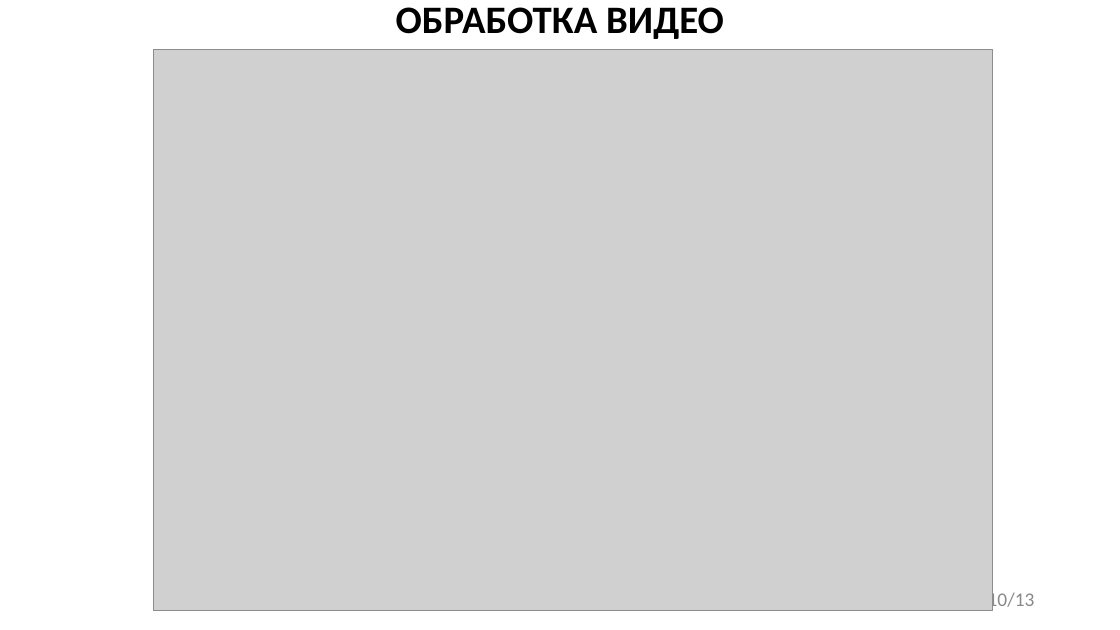
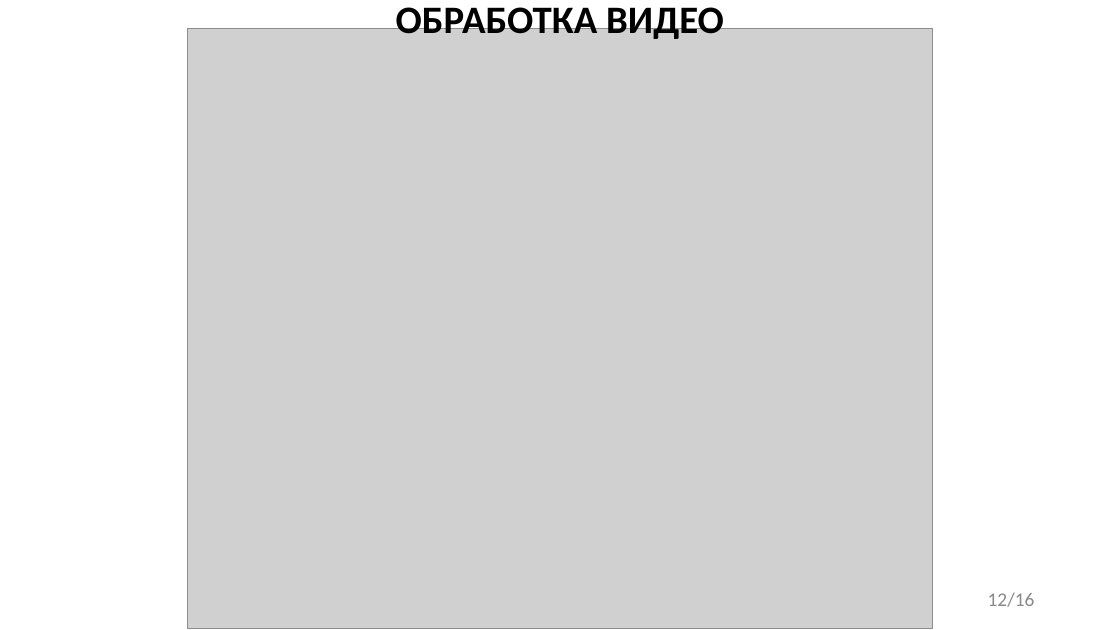
Before and after one commit to FaceMan01/Homework, a slide deck: slide 12 of ВКР/презентация.ppt (slide 10 before the commit). Drawn at 1120x630 pixels with LibreOffice and Linux fonts; fonts in the diff are those of the drawing; grey boxes stand for pictures. Boxes give left, top, right and bottom in pixels: in the first picture for what was removed or moved away, otherwise in the second. Text is boxed around its words. In the diff, an @@ line names an element or a change of style, - is before the commit and + after.

```diff
--- a/ВКР/презентация.ppt
+++ b/ВКР/презентация.ppt
@@ picture resized from (x1=153, y1=50, x2=992, y2=610) to (x1=188, y1=29, x2=932, y2=628) @@
@@ page number at (x1=988, y1=593, x2=1035, y2=607): text changed @@
-10/13
+12/16
```
Also in this commit, not shown: 8 other slides changed, 8 slides added, 4 slides removed, 1 other file.
